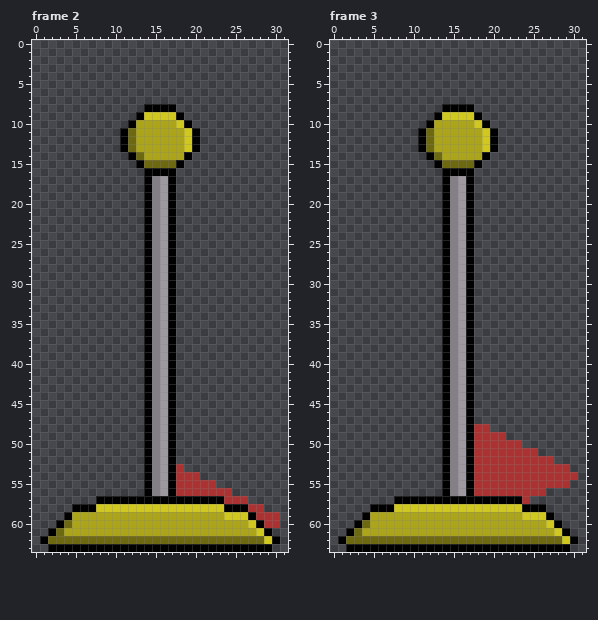
Two versions of one pixel-art file, actors/checkpoint/flagpole.aseprite. This is how it looked before the edit.
32x64 pixels, 7 frames. Shown: frame 2, frame 3. The commit also changed other frames, which this record leaves out.
After:
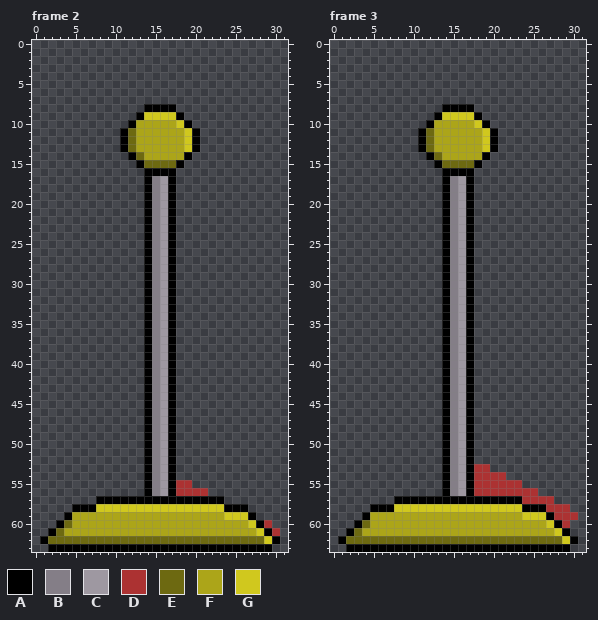
Palette (. is transparent): A #000000  B #847e87  C #9e98a1  D #ac3232  E #6d6911  F #aca519  G #d0c81e
Edits made:
Frame 2, layer "Flag":
The edit adds colour D in row 61 at x 30.
Colour D is gone in row 53 at x 18; in row 54 at x 18 to 20; in row 55 at x 20 to 22; in row 56 at x 22 to 24; in row 57 at x 24 to 26; in row 58 at x 27 to 28.
Colour D is gone in row 59 at x 28 to 30; in row 60 at x 30.
Frame 3, layer "Flag":
The edit adds colour D in row 57 at x 25 to 27; in row 58 at x 27 to 29; in row 59 at x 28 to 30; in row 60 at x 29.
Colour D is gone in row 48 at x 18 to 19; in row 49 at x 18 to 21; in row 50 at x 18 to 23; in row 51 at x 18 to 25; in row 52 at x 18 to 27; in row 53 at x 20 to 29.
Colour D is gone in row 54 at x 22 to 30; in row 55 at x 24 to 29; in row 56 at x 26.
Where, in picture pixels (left, top, right, bottom), the same in both pictures:
changed: (176, 464, 280, 536)
changed: (474, 424, 578, 528)
